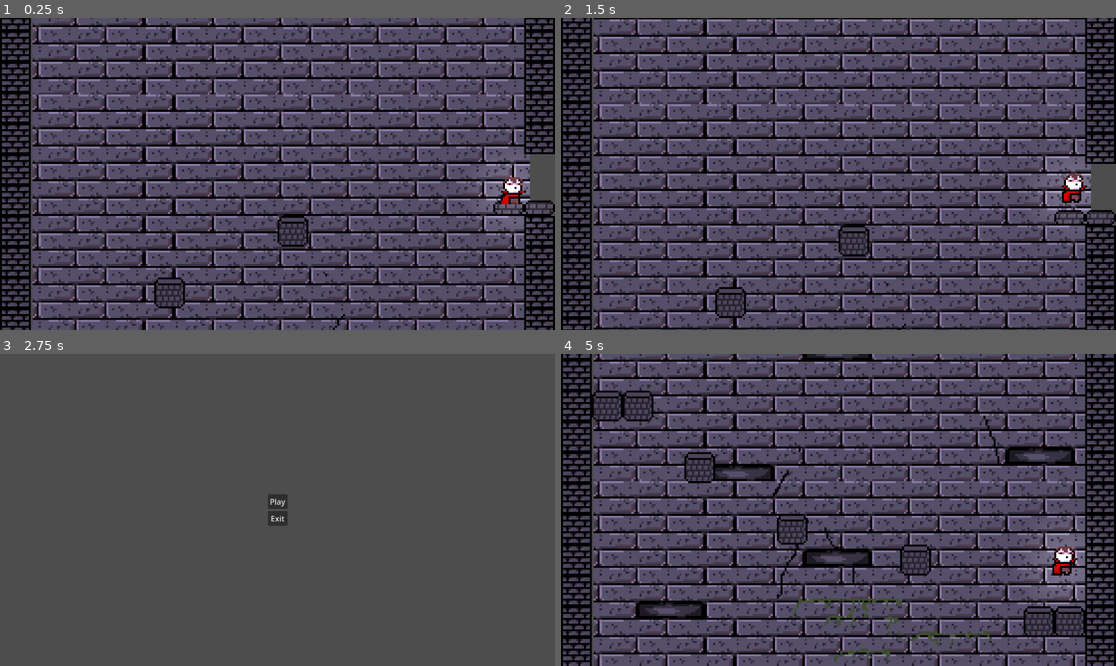
Above: before the commit, frames 1-4 (two rows, left to right).
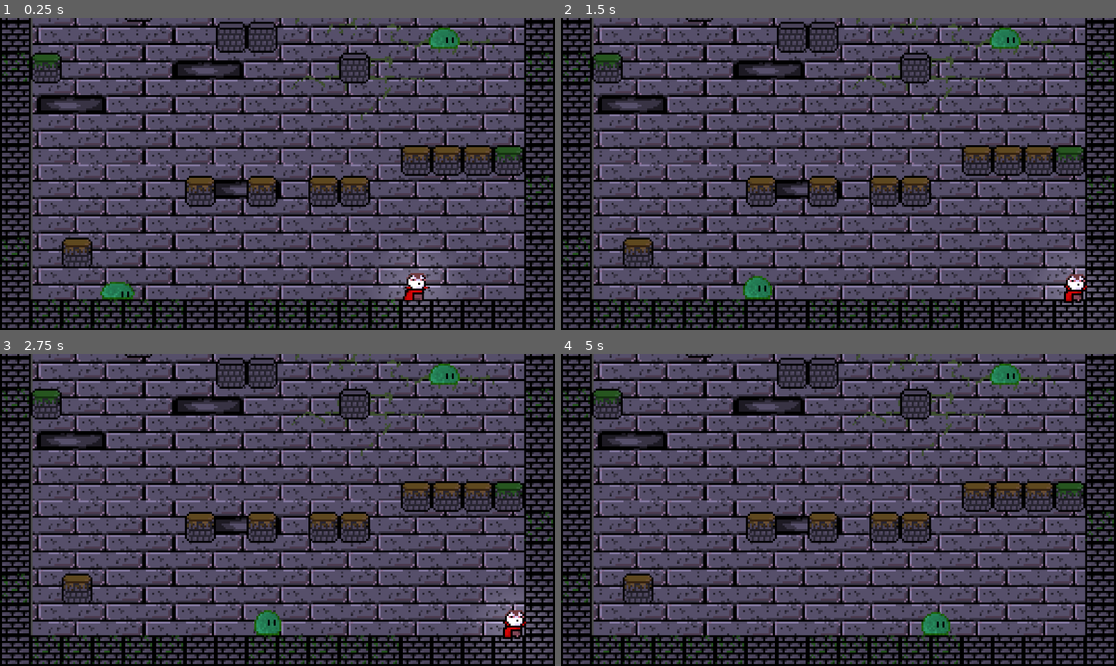
Above: after the commit, the same moments.

Repository: demaradr/godot-mario
Game: Godot game, scene res://Scenes/game.tscn
Same seed, same stepped clock (60 frames per second), same inputs: the game is played once before the commit and once after it.
Inputs (mouse positions are in pixels of both pictures, inside the frame that each line leads up to):
- Up to frame 1 (0.25 s): no input
- Up to frame 2 (1.5 s): hold D (move_right) 0.53-1.25 s; tap Space (jump) at 0.77 s; click (838, 164) at 1.25 s, where only the run before the commit has a clickable "Play"
- Up to frame 3 (2.75 s): hold D (move_right) from 2.03 s (still down); tap Space (jump) at 2.27 s
- Up to frame 4 (5 s): release D (move_right) at 2.75 s; click (838, 500) at 2.75 s, where only the run before the commit has a clickable "Play"; hold A (move_left) 3.53-4.28 s; hold D (move_right) from 4.28 s (still down); tap Space (jump) at 4.52 s

The runs differ from the first frame. In frame 1, 38% of the frame differs, in the area x 0-100%, y 0-100%; in frame 2, 62%; in frame 3, 86%; in frame 4, 63%.

Commit message:
added eyeball enemy
added the logic behind the eyeball enemy. Still needs work with the sprites

Diff:
--- /dev/null
+++ b/Scenes/eyeball.tscn
@@ -0,0 +1,104 @@
+[gd_scene load_steps=13 format=3 uid="uid://cykf4ycd162fc"]
+
+[ext_resource type="Script" uid="uid://bsqpih46xqlkc" path="res://Scripts/eyeball.gd" id="1_axe3l"]
+[ext_resource type="Texture2D" uid="uid://8sqxyfheqytp" path="res://assets/Slime.png" id="2_tu7fa"]
+[ext_resource type="PackedScene" uid="uid://dne1go6n2a2kb" path="res://Scenes/killzone.tscn" id="3_qfmiu"]
+
+[sub_resource type="AtlasTexture" id="AtlasTexture_axe3l"]
+atlas = ExtResource("2_tu7fa")
+region = Rect2(136, 28, 34, 28)
+
+[sub_resource type="AtlasTexture" id="AtlasTexture_tu7fa"]
+atlas = ExtResource("2_tu7fa")
+region = Rect2(136, 56, 34, 28)
+
+[sub_resource type="AtlasTexture" id="AtlasTexture_qfmiu"]
+atlas = ExtResource("2_tu7fa")
+region = Rect2(136, 84, 34, 28)
+
+[sub_resource type="AtlasTexture" id="AtlasTexture_8vbnt"]
+atlas = ExtResource("2_tu7fa")
+region = Rect2(6, 28, 35, 28)
+
+[sub_resource type="AtlasTexture" id="AtlasTexture_1xqsw"]
+atlas = ExtResource("2_tu7fa")
+region = Rect2(70, 28, 35, 28)
+
+[sub_resource type="AtlasTexture" id="AtlasTexture_w21nt"]
+atlas = ExtResource("2_tu7fa")
+region = Rect2(136, 28, 34, 28)
+
+[sub_resource type="SpriteFrames" id="SpriteFrames_qoau7"]
+animations = [{
+"frames": [{
+"duration": 1.0,
+"texture": SubResource("AtlasTexture_axe3l")
+}, {
+"duration": 1.0,
+"texture": SubResource("AtlasTexture_tu7fa")
+}, {
+"duration": 1.0,
+"texture": SubResource("AtlasTexture_qfmiu")
+}],
+"loop": true,
+"name": &"flying",
+"speed": 5.0
+}, {
+"frames": [{
+"duration": 1.0,
+"texture": SubResource("AtlasTexture_8vbnt")
+}, {
+"duration": 1.0,
+"texture": SubResource("AtlasTexture_1xqsw")
+}, {
+"duration": 1.0,
+"texture": SubResource("AtlasTexture_w21nt")
+}],
+"loop": true,
+"name": &"idle",
+"speed": 7.0
+}]
+
+[sub_resource type="CapsuleShape2D" id="CapsuleShape2D_swwnm"]
+radius = 5.0
+height = 14.7059
+
+[sub_resource type="CircleShape2D" id="CircleShape2D_axe3l"]
+radius = 59.0762
+
+[node name="Eyeball" type="Node2D"]
+script = ExtResource("1_axe3l")
+
+[node name="AnimatedSprite2D" type="AnimatedSprite2D" parent="."]
+position = Vector2(1, 0)
+sprite_frames = SubResource("SpriteFrames_qoau7")
+animation = &"flying"
+frame = 2
+frame_progress = 0.577703
+
+[node name="Killzone" parent="." instance=ExtResource("3_qfmiu")]
+collision_layer = 2
+
+[node name="CollisionShape2D" type="CollisionShape2D" parent="Killzone"]
+position = Vector2(6, 0)
+scale = Vector2(1.47718, 0.869818)
+shape = SubResource("CapsuleShape2D_swwnm")
+
+[node name="RayCastRight" type="RayCast2D" parent="."]
+position = Vector2(7, 0)
+target_position = Vector2(12, 0)
+
+[node name="RayCastLeft" type="RayCast2D" parent="."]
+position = Vector2(7, 0)
+target_position = Vector2(-14, 0)
+
+[node name="Detection" type="Area2D" parent="."]
+collision_layer = 2
+collision_mask = 2
+
+[node name="CollisionShape2D" type="CollisionShape2D" parent="Detection"]
+position = Vector2(6, 0)
+shape = SubResource("CircleShape2D_axe3l")
+
+[connection signal="body_entered" from="Detection" to="." method="_on_detection_body_entered"]
+[connection signal="body_exited" from="Detection" to="." method="_on_detection_body_exited"]
--- a/Scenes/game.tscn
+++ b/Scenes/game.tscn
@@ -1,9 +1,10 @@
-[gd_scene load_steps=11 format=3 uid="uid://01178eajh4y5"]
+[gd_scene load_steps=12 format=3 uid="uid://01178eajh4y5"]
 
 [ext_resource type="PackedScene" uid="uid://qcnb6lmmbng8" path="res://Scenes/player.tscn" id="1_ebmjs"]
 [ext_resource type="Texture2D" uid="uid://6gr8y6722djj" path="res://assets/Background.png" id="1_wrm1d"]
 [ext_resource type="Texture2D" uid="uid://j4tth6gg65pc" path="res://assets/Tile set.png" id="2_qxrlw"]
 [ext_resource type="Script" uid="uid://dgnji70ie8g4n" path="res://Scenes/area_2d.gd" id="4_3dryh"]
+[ext_resource type="PackedScene" uid="uid://cykf4ycd162fc" path="res://Scenes/eyeball.tscn" id="6_1l0tm"]
 [ext_resource type="PackedScene" uid="uid://dohfbgfek6bt1" path="res://Scenes/slime.tscn" id="6_i6g32"]
 
 [sub_resource type="TileSetAtlasSource" id="TileSetAtlasSource_wrm1d"]
@@ -143,7 +144,7 @@
 
 [node name="Player" parent="." instance=ExtResource("1_ebmjs")]
 top_level = true
-position = Vector2(122, -744)
+position = Vector2(72, -28)
 collision_layer = 2
 
 [node name="Camera2D" type="Camera2D" parent="Player"]
@@ -176,4 +177,7 @@
 position = Vector2(-93, -6)
 scale = Vector2(1.00395, 1)
 
+[node name="Eyeball" parent="." instance=ExtResource("6_1l0tm")]
+position = Vector2(85, -136)
+
 [connection signal="body_entered" from="Endlevel1" to="Endlevel1" method="_on_body_entered"]
--- a/Scenes/player.tscn
+++ b/Scenes/player.tscn
@@ -172,6 +172,7 @@
 radius = 5.0
 
 [node name="Player" type="CharacterBody2D"]
+collision_layer = 3
 script = ExtResource("1_cvnsp")
 
 [node name="AnimatedSprite2D" type="AnimatedSprite2D" parent="."]
--- a/Scenes/slime.tscn
+++ b/Scenes/slime.tscn
@@ -50,7 +50,7 @@
 "texture": SubResource("AtlasTexture_e388w")
 }],
 "loop": true,
-"name": &"default",
+"name": &"idle",
 "speed": 6.0
 }]
 
@@ -64,7 +64,10 @@
 [node name="AnimatedSprite2D" type="AnimatedSprite2D" parent="."]
 position = Vector2(1, 0)
 sprite_frames = SubResource("SpriteFrames_f4si1")
+animation = &"idle"
 autoplay = "default"
+frame = 3
+frame_progress = 0.19136
 
 [node name="Killzone" parent="." instance=ExtResource("2_aiwxb")]
 
--- /dev/null
+++ b/Scripts/eyeball.gd
@@ -0,0 +1,45 @@
+extends Node2D
+
+
+const SPEED = 30
+var direction = 1
+var player_chase = false
+var player = null
+
+@onready var ray_cast_right: RayCast2D = $RayCastRight
+@onready var ray_cast_left: RayCast2D = $RayCastLeft
+@onready var animated_sprite_2d: AnimatedSprite2D = $AnimatedSprite2D
+
+
+func _process(delta: float):
+	if ray_cast_right.is_colliding():
+		direction = -1
+		animated_sprite_2d.flip_h = true
+
+	if ray_cast_left.is_colliding():
+		direction = 1
+		animated_sprite_2d.flip_h = false
+
+	if player_chase:
+		position += (player.position - position)/SPEED
+
+		animated_sprite_2d.play("flying")
+
+		if(player.position.x - position.x) < 0:
+			animated_sprite_2d.flip_h = true
+		else:
+			animated_sprite_2d.flip_h = false
+	else:
+		animated_sprite_2d.play("idle")
+
+
+
+func _on_detection_body_entered(body: Node2D) -> void:
+	player = body
+	player_chase = true
+
+
+
+func _on_detection_body_exited(body: Node2D) -> void:
+	player = null
+	player_chase = false
--- a/Scripts/slime.gd
+++ b/Scripts/slime.gd
@@ -3,6 +3,7 @@
 
 const SPEED = 30
 var direction = 1
+
 
 @onready var ray_cast_right: RayCast2D = $RayCastRight
 @onready var ray_cast_left: RayCast2D = $RayCastLeft
@@ -18,4 +19,8 @@
 		direction = 1
 		animated_sprite_2d.flip_h = false
 
+
+
+	animated_sprite_2d.play("idle")
+
 	position.x += direction * SPEED * delta
Not shown, added: Scripts/eyeball.gd.uid
